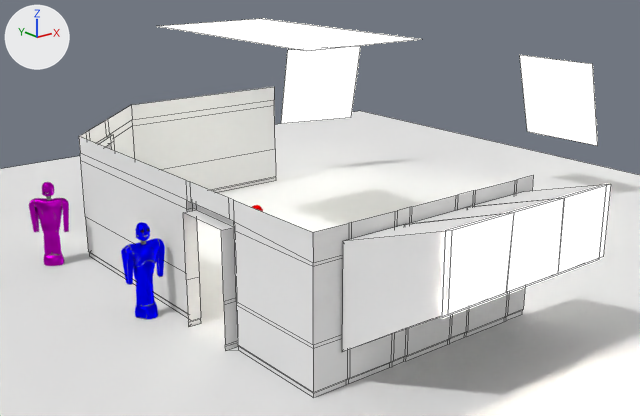
Two versions of the Blender file blenderfiles/Roboter - Quadralogue.blend, one commit apart.
One viewpoint serves both versions: a camera (50 mm lens) standing at (-85.1, -109.1, 51.9) and looking at (4.1, 2.3, 7.3). The lights are fixed; the arrows at upper left show +X, +Y and +Z. Mesh edges are drawn as thin lines on the coarser meshes.

Names of what the first picture shows: 'Blue', 'Fensterlampe', 'Floor', 'Lampe1', 'Lampe2', 'Lampe3', 'Pink', 'Room'.
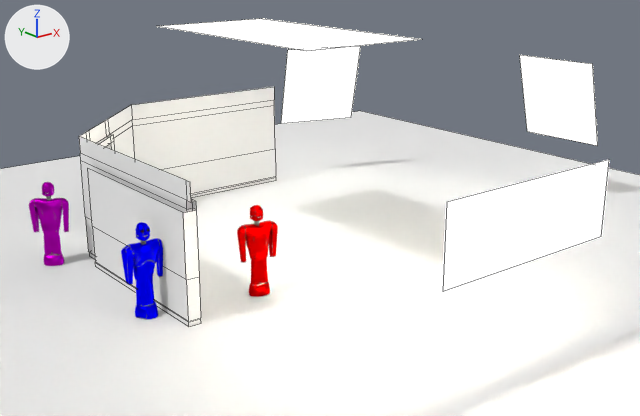
Diff of the bpy script that builds the scene:
```diff
--- a/blenderfiles/Roboter - Quadralogue.blend.py
+++ b/blenderfiles/Roboter - Quadralogue.blend.py
@@ me_plane_006 @@
 # used by ob_room; location = (-28.2, 0.5, 10.2); rotation_euler = (0.0, 1.571, 0.0), in degrees (0, 90, 0); scale = (10.2, 10.2, 10.2)
-me_plane_006.from_pydata(...)  # 325 vertices, 282 faces; spans x -1.15..1.0, y -4.85..4.14, z -0.12..5.12
+me_plane_006.from_pydata(...)  # 104 vertices, 83 faces; spans x -1.0..1.0, y -1.1..4.14, z -0.12..5.12
+# me_plane_006 part 1
+# 226 vertices are removed from x -1.15..1.0, y -4.85..-2.01, z -0.12..3.7
+# 203 faces are deleted
+# 5 new vertices lie (0.0, 2.85, 0.0) away from vertices in x -0.61..1.0, y -1.1, z -0.12
+# 4 new faces join them
 me_plane_006.materials.append(mat_white)
@@ ob_fensterlampe @@
 ob_fensterlampe = bpy.data.objects.new('Fensterlampe', me_plane_007)
-ob_fensterlampe.location = (-16.1, -48.5, 17.0)
+ob_fensterlampe.location = (-16.1, -48.5, 20.1)
 ob_fensterlampe.rotation_euler = (-1.571, 0.0, 0.0)  # degrees (-90, 0, 0)
```

Where the change shows, as pixel boxes [x1, y1, x2, y2] in the pictures (640 x 416 px):
'Room', reshaped (63% narrower, 23% shorter): before [79, 87, 611, 398]; after [79, 87, 276, 327]
'Fensterlampe', moved: before [442, 184, 607, 318]; after [443, 160, 609, 291]
part 1 of me_plane_006, cut back: before [184, 176, 611, 398]; after [88, 169, 189, 327]
'Red', unchanged, uncovered by the edit: after [237, 220, 278, 297]
